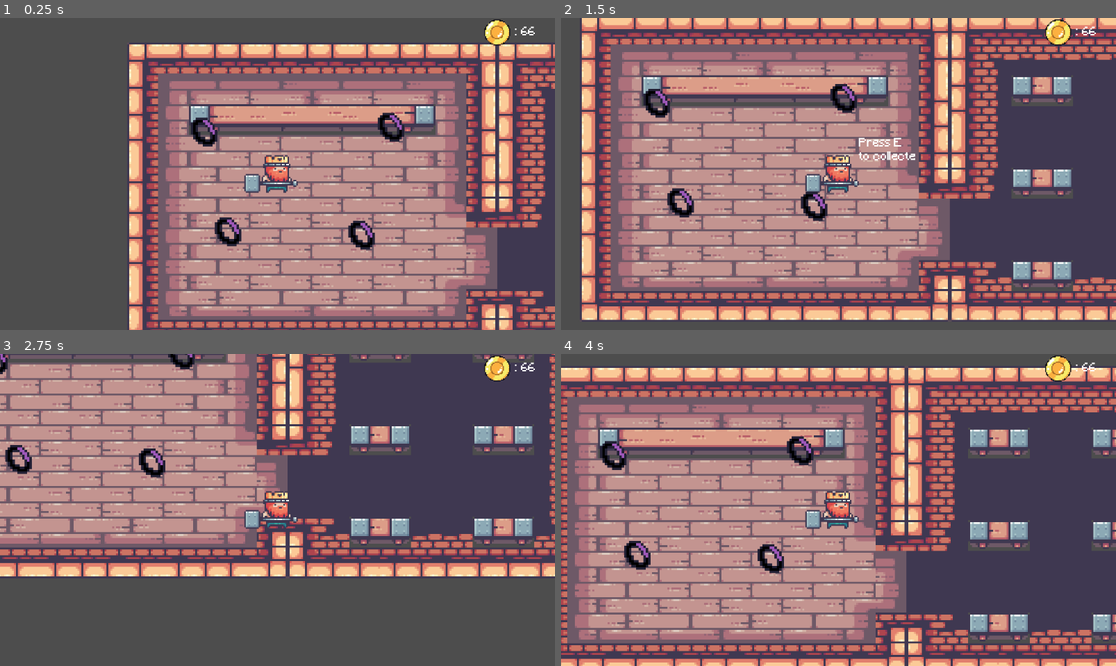
Above: before the commit, frames 1-4 (two rows, left to right).
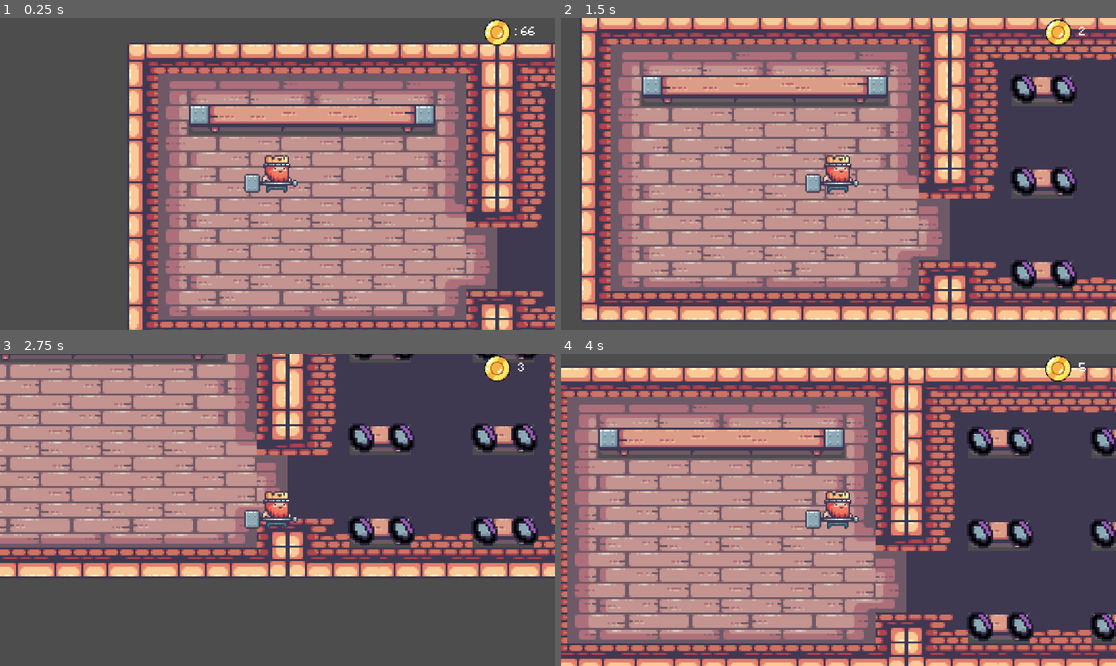
Above: after the commit, the same moments.

Repository: gogolum/GameJam2023
Game: Godot game, scene res://Scene/Main/main_level.tscn
Same seed, same stepped clock (60 frames per second), same inputs: the game is played once before the commit and once after it.
Inputs:
- Up to frame 1 (0.25 s): no input
- Up to frame 2 (1.5 s): tap Enter at 0.5 s; hold D (right) 0.53-1.28 s; tap E (interact) at 0.6, 1.35 s; hold S (down) from 1.28 s (still down)
- Up to frame 3 (2.75 s): release S (down) at 2.03 s; hold D (right) from 2.03 s (still down); tap E (interact) at 2.1 s
- Up to frame 4 (4 s): release D (right) at 2.78 s; hold W (up) 2.78-3.53 s; tap E (interact) at 2.85, 3.6 s; hold A (left) from 3.53 s (still down)

The runs differ from the first frame. In frame 1, 1.1% of the frame differs, in the area x 34-73%, y 30-75%; in frame 2, 3.1%; in frame 3, 3.2%; in frame 4, 3.6%, in the area x 7-100%, y 2-93%.

Commit message:
Shop systeme debut

Diff:
--- /dev/null
+++ b/Scene/Main/main_level.gd
@@ -0,0 +1,16 @@
+extends Node2D
+
+var matScene: PackedScene = preload("res://Scene/PickUp/pick_up.tscn")
+
+func _ready():
+	matShopSpawn()
+
+
+
+func matShopSpawn():
+	for marker in get_tree().get_nodes_in_group("spawnShopMat"):
+		var matShop = matScene.instantiate()
+		print(marker.position)
+		matShop.position = marker.global_position
+		$ItemList.add_child(matShop)
+		pass
--- a/Scene/Main/main_level.tscn
+++ b/Scene/Main/main_level.tscn
@@ -1,9 +1,9 @@
 [gd_scene load_steps=11 format=3 uid="uid://db7tnw8hyendc"]
 
+[ext_resource type="Script" path="res://Scene/Main/main_level.gd" id="1_g1mfv"]
 [ext_resource type="Texture2D" uid="uid://dgbbji4hl20mr" path="res://Art/Sprites/14-TileSets/Terrain (32x32).png" id="1_jsdwy"]
 [ext_resource type="PackedScene" uid="uid://tbiirjlkmisb" path="res://Scene/Player/player.tscn" id="2_oyxva"]
 [ext_resource type="Texture2D" uid="uid://jtcttfod6hjc" path="res://Art/Sprites/14-TileSets/Decorations (32x32).png" id="2_tt3ku"]
-[ext_resource type="PackedScene" uid="uid://bskbb0eymhkb6" path="res://Scene/PickUp/pick_up.tscn" id="4_u1rgs"]
 [ext_resource type="PackedScene" uid="uid://dx3h6h2l8ib8g" path="res://Scene/UI/ui.tscn" id="5_m0tf3"]
 [ext_resource type="Script" path="res://Scene/Main/CraftingBenchArea.gd" id="5_vptbv"]
 
@@ -1391,8 +1391,10 @@
 size = Vector2(503, 40)
 
 [node name="MainLevel" type="Node2D"]
+script = ExtResource("1_g1mfv")
 
 [node name="Background" type="Node2D" parent="."]
+metadata/_edit_lock_ = true
 
 [node name="TileMap" type="TileMap" parent="Background"]
 scale = Vector2(4, 4)
@@ -1400,31 +1402,64 @@
 format = 2
 layer_0/tile_data = PackedInt32Array(0, 131072, 10, 1, 196608, 10, 2, 262144, 10, 3, 327680, 10, 4, 196608, 10, 5, 2621 …(4120 unchanged characters)…
 
-[node name="ItemList" type="Node2D" parent="."]
-
 [node name="Entities" type="Node2D" parent="."]
 position = Vector2(312, 273)
+metadata/_edit_lock_ = true
 
 [node name="Player" parent="Entities" instance=ExtResource("2_oyxva")]
 scale = Vector2(3, 3)
 
 [node name="Camera2D" type="Camera2D" parent="Entities/Player"]
 
-[node name="PickUp" parent="." instance=ExtResource("4_u1rgs")]
-position = Vector2(484, 395)
-
-[node name="PickUp2" parent="." instance=ExtResource("4_u1rgs")]
-position = Vector2(545, 171)
-
-[node name="PickUp3" parent="." instance=ExtResource("4_u1rgs")]
-position = Vector2(207, 388)
-
-[node name="PickUp4" parent="." instance=ExtResource("4_u1rgs")]
-position = Vector2(157, 181)
+[node name="ItemList" type="Node2D" parent="."]
+metadata/_edit_lock_ = true
+
+[node name="Shop" type="Node2D" parent="."]
+metadata/_edit_lock_ = true
+
+[node name="marqueur" type="Node2D" parent="Shop"]
+
+[node name="spawnItem" type="Marker2D" parent="Shop/marqueur" groups=["spawnShopMat"]]
+position = Vector2(1258, 151)
+
+[node name="spawnItem2" type="Marker2D" parent="Shop/marqueur" groups=["spawnShopMat"]]
+position = Vector2(1257, 343)
+
+[node name="spawnItem3" type="Marker2D" parent="Shop/marqueur" groups=["spawnShopMat"]]
+position = Vector2(1174, 537)
+
+[node name="spawnItem4" type="Marker2D" parent="Shop/marqueur" groups=["spawnShopMat"]]
+position = Vector2(1258, 536)
+
+[node name="spawnItem5" type="Marker2D" parent="Shop/marqueur" groups=["spawnShopMat"]]
+position = Vector2(1002, 343)
+
+[node name="spawnItem6" type="Marker2D" parent="Shop/marqueur" groups=["spawnShopMat"]]
+position = Vector2(918, 343)
+
+[node name="spawnItem7" type="Marker2D" parent="Shop/marqueur" groups=["spawnShopMat"]]
+position = Vector2(1173, 343)
+
+[node name="spawnItem8" type="Marker2D" parent="Shop/marqueur" groups=["spawnShopMat"]]
+position = Vector2(918, 536)
+
+[node name="spawnItem9" type="Marker2D" parent="Shop/marqueur" groups=["spawnShopMat"]]
+position = Vector2(1002, 536)
+
+[node name="spawnItem10" type="Marker2D" parent="Shop/marqueur" groups=["spawnShopMat"]]
+position = Vector2(1002, 152)
+
+[node name="spawnItem11" type="Marker2D" parent="Shop/marqueur" groups=["spawnShopMat"]]
+position = Vector2(1174, 152)
+
+[node name="spawnItem12" type="Marker2D" parent="Shop/marqueur" groups=["spawnShopMat"]]
+position = Vector2(918, 151)
 
 [node name="UI" parent="." instance=ExtResource("5_m0tf3")]
+metadata/_edit_lock_ = true
 
 [node name="CraftingBench" type="Node2D" parent="."]
+metadata/_edit_lock_ = true
 
 [node name="StaticBody2D" type="StaticBody2D" parent="CraftingBench"]
 
--- a/Scene/Player/player.gd
+++ b/Scene/Player/player.gd
@@ -20,6 +20,7 @@
 
 	if  Input.is_action_just_pressed("interact"):
 		Carry = false
+		Global.coin += 1
 
 	if canCarry == true and Input.is_action_just_pressed("interact"):
 		Carry = true
--- /dev/null
+++ b/Scene/UI/ui.gd
@@ -0,0 +1,16 @@
+extends Control
+
+@onready var coinLable: Label = $CanvasLayer/MarginContainer/HBoxContainer/Coin
+
+func _ready():
+	Global.connect("valueChange",changeCoinValue)
+	pass
+
+
+
+func _process(delta):
+	pass
+
+func changeCoinValue():
+	coinLable.text = " " + str(Global.coin)
+	pass
--- a/Scene/UI/ui.tscn
+++ b/Scene/UI/ui.tscn
@@ -1,7 +1,8 @@
-[gd_scene load_steps=4 format=3 uid="uid://dx3h6h2l8ib8g"]
+[gd_scene load_steps=5 format=3 uid="uid://dx3h6h2l8ib8g"]
 
+[ext_resource type="Script" path="res://Scene/UI/ui.gd" id="1_jcalw"]
 [ext_resource type="Texture2D" uid="uid://lpeu2n7uonfb" path="res://Art/Sprites/Piece (2).png" id="1_tfqdj"]
-[ext_resource type="FontFile" path="res://Art/Minecraft.ttf" id="2_t3mti"]
+[ext_resource type="FontFile" uid="uid://cqyiip1ldq5u1" path="res://Art/Minecraft.ttf" id="2_t3mti"]
 
 [sub_resource type="LabelSettings" id="LabelSettings_ev0ry"]
 font = ExtResource("2_t3mti")
@@ -13,6 +14,7 @@
 anchor_bottom = 1.0
 grow_horizontal = 2
 grow_vertical = 2
+script = ExtResource("1_jcalw")
 
 [node name="CanvasLayer" type="CanvasLayer" parent="."]
 
--- /dev/null
+++ b/Scene/global/Global.gd
@@ -0,0 +1,8 @@
+extends Node
+
+signal valueChange
+
+var coin = 0:
+	set(value):
+		coin = value
+		valueChange.emit()
--- a/project.godot
+++ b/project.godot
@@ -14,6 +14,10 @@
 run/main_scene="res://Scene/Main/main_level.tscn"
 config/features=PackedStringArray("4.2", "Forward Plus")
 config/icon="res://icon.svg"
+
+[autoload]
+
+Global="*res://Scene/global/Global.gd"
 
 [input]
 
Not shown: 1 places in Scene/PickUp/pick_up.tscn that only renumber resources
Not shown: 1 places in Scene/Player/player.tscn that only renumber resources
